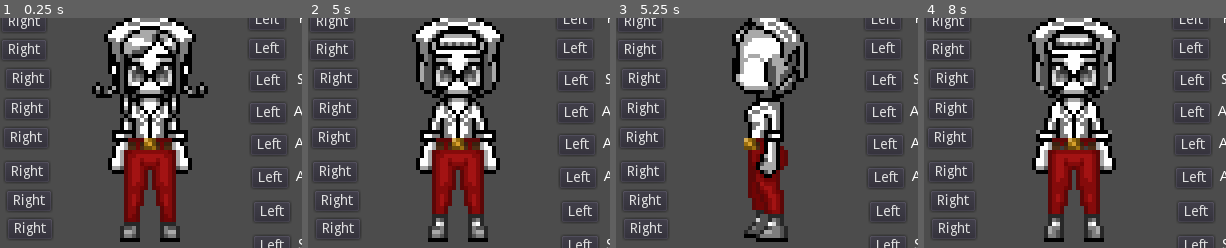
Above: before the commit, frames 1-4 (left to right).
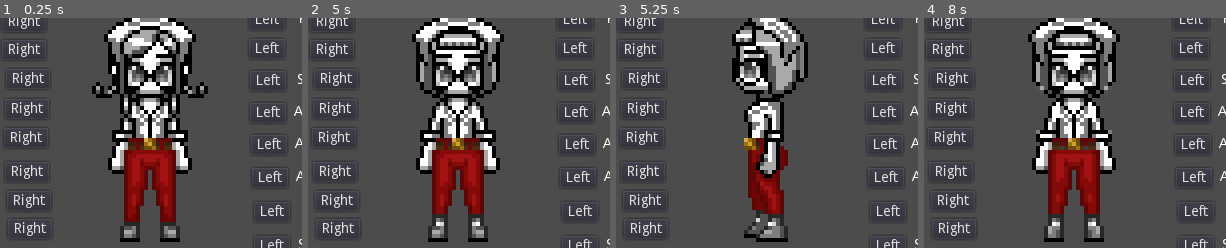
Above: after the commit, the same moments.

Repository: Bronsky91/godwood
Game: Godot game, scene res://Scenes/Menu.tscn
Two runs of this game, one before a commit and one after it. Both use one fixed random seed, a clock stepped at 60 frames per second and the inputs below.
Inputs (mouse positions are % of the whole screen's width and height, from its top left):
- Up to frame 1 (0.25 s): no input
- Up to frame 2 (5 s): click (32, 4) at 0.52 s; type "Alex" at 0.6 s; click (83, 4) at 0.75 s; type "Alex" at 0.83 s; click "B" at 1.25 s; click "G" at 2 s; click "Left" at 2.75 s; click "Right" at 3.5 s; click "Random" at 4.25 s
- Up to frame 3 (5.25 s): click "Turn Left" at 5 s
- Up to frame 4 (8 s): click "Turn Right" at 5.75 s; click "B" at 6.5 s; click "G" at 7.25 s
The pictures show only the part of the screen within x 26-76%, y 26-76%; the shares and areas given below are measured in that part.

Frames 1-2 are identical in both runs. In frame 3, 2.1% of the frame differs, in the area x 39-61%, y 3-34%; in frame 4, nothing differs.
Error in both runs: Invalid get index 'body' (on base: 'Dictionary'). (res://Scripts/CharacterCreation.gd:71)

Commit message:
Removes heads from body sprites

Diff:
--- a/Scenes/PlayerSprites.tscn
+++ b/Scenes/PlayerSprites.tscn
@@ -45,141 +45,124 @@
 
 [node name="Accessory1" type="Sprite" parent="."]
 material = SubResource( 1 )
-z_index = 150
+z_index = 170
 vframes = 4
 hframes = 4
-frame = 12
 
 [node name="Accessory2" type="Sprite" parent="."]
 material = SubResource( 3 )
-z_index = 130
+z_index = 30
 vframes = 4
 hframes = 4
-frame = 12
 
 [node name="Accessory3" type="Sprite" parent="."]
 material = SubResource( 3 )
-z_index = 180
+z_index = 80
 texture = ExtResource( 3 )
 vframes = 4
 hframes = 4
-frame = 12
 
 [node name="Arms" type="Sprite" parent="."]
 material = SubResource( 3 )
-z_index = 70
+z_index = 130
 texture = ExtResource( 4 )
 vframes = 4
 hframes = 4
-frame = 12
 
 [node name="Body" type="Sprite" parent="."]
-z_index = 20
+z_index = 60
 texture = ExtResource( 5 )
 vframes = 4
 hframes = 4
-frame = 12
 
 [node name="BottomA" type="Sprite" parent="."]
 material = SubResource( 4 )
-z_index = 30
+z_index = 90
 texture = ExtResource( 8 )
 vframes = 4
 hframes = 4
-frame = 12
 
 [node name="BottomB" type="Sprite" parent="."]
 material = SubResource( 5 )
-z_index = 60
+z_index = 120
 texture = ExtResource( 9 )
 vframes = 4
 hframes = 4
-frame = 12
 
 [node name="Eyes" type="Sprite" parent="."]
-z_index = 120
+z_index = 20
 texture = ExtResource( 10 )
 vframes = 4
 hframes = 4
-frame = 12
 
 [node name="HairA" type="Sprite" parent="."]
 material = SubResource( 3 )
-z_index = 140
+z_index = 40
 texture = ExtResource( 11 )
 vframes = 4
 hframes = 4
-frame = 12
 
 [node name="HairB" type="Sprite" parent="."]
 material = SubResource( 3 )
-z_index = 10
+z_index = 50
 texture = ExtResource( 12 )
 vframes = 4
 hframes = 4
-frame = 12
 
 [node name="HairC" type="Sprite" parent="."]
 material = SubResource( 3 )
-z_index = 160
+z_index = 70
 texture = ExtResource( 13 )
 vframes = 4
 hframes = 4
-frame = 12
 
 [node name="HairD" type="Sprite" parent="."]
 material = SubResource( 3 )
-z_index = 170
+z_index = 180
 vframes = 4
 hframes = 4
-frame = 12
 
 [node name="Head" type="Sprite" parent="."]
 material = SubResource( 3 )
-z_index = 110
+z_index = 10
 texture = ExtResource( 14 )
 vframes = 4
 hframes = 4
-frame = 12
 
 [node name="JacketA" type="Sprite" parent="."]
 material = SubResource( 3 )
-z_index = 80
+z_index = 140
 vframes = 4
 hframes = 4
-frame = 12
 
 [node name="JacketB" type="Sprite" parent="."]
 material = SubResource( 3 )
-z_index = 100
+z_index = 160
 vframes = 4
 hframes = 4
-frame = 12
 
 [node name="Shoes" type="Sprite" parent="."]
 material = SubResource( 3 )
-z_index = 40
+z_index = 100
 texture = ExtResource( 15 )
 vframes = 4
 hframes = 4
-frame = 12
 
 [node name="TopA" type="Sprite" parent="."]
-z_index = 50
+z_index = 110
 texture = ExtResource( 16 )
 vframes = 4
 hframes = 4
-frame = 12
 
 [node name="TopB" type="Sprite" parent="."]
 material = SubResource( 3 )
-z_index = 90
+z_index = 150
 texture = ExtResource( 17 )
 vframes = 4
 hframes = 4
-frame = 12
 
 [node name="Tools" type="Sprite" parent="."]
+z_index = 200
 
 [node name="AnimationPlayer" type="AnimationPlayer" parent="."]
 anims/idle_back = ExtResource( 18 )
Binary file changed: Assets/Character/Female/AvThn/Body/Female_AvThn_Body_Idle.png
Binary file changed: Assets/Character/Female/AvThn/Body/Female_AvThn_Body_Walk.png
